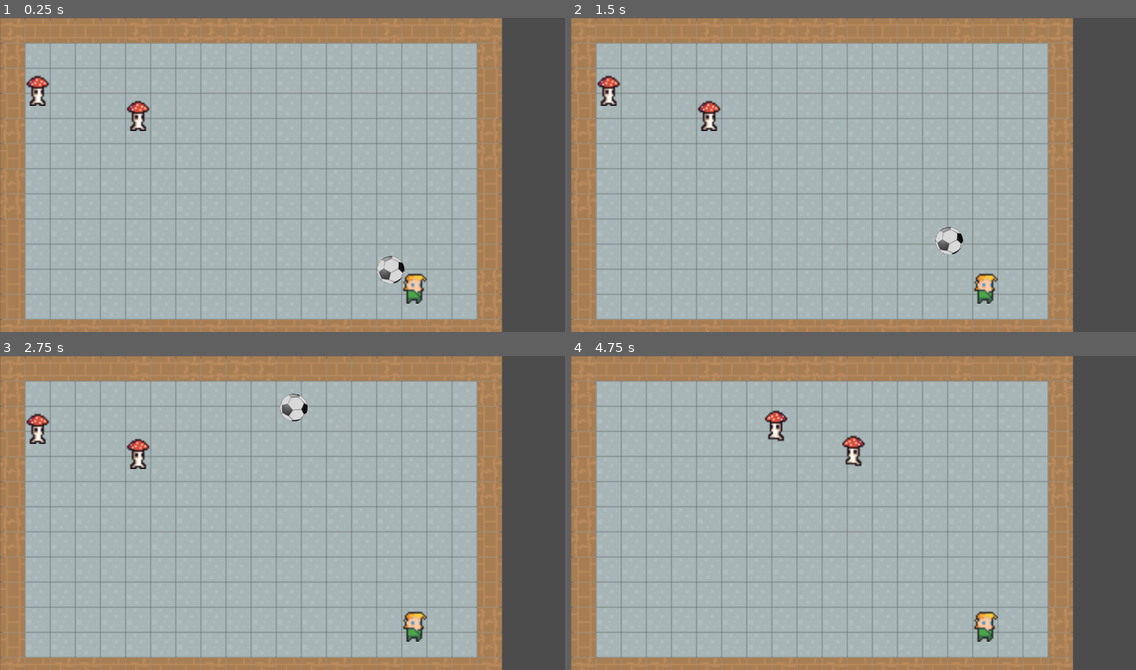
Above: before the commit, frames 1-4 (two rows, left to right).
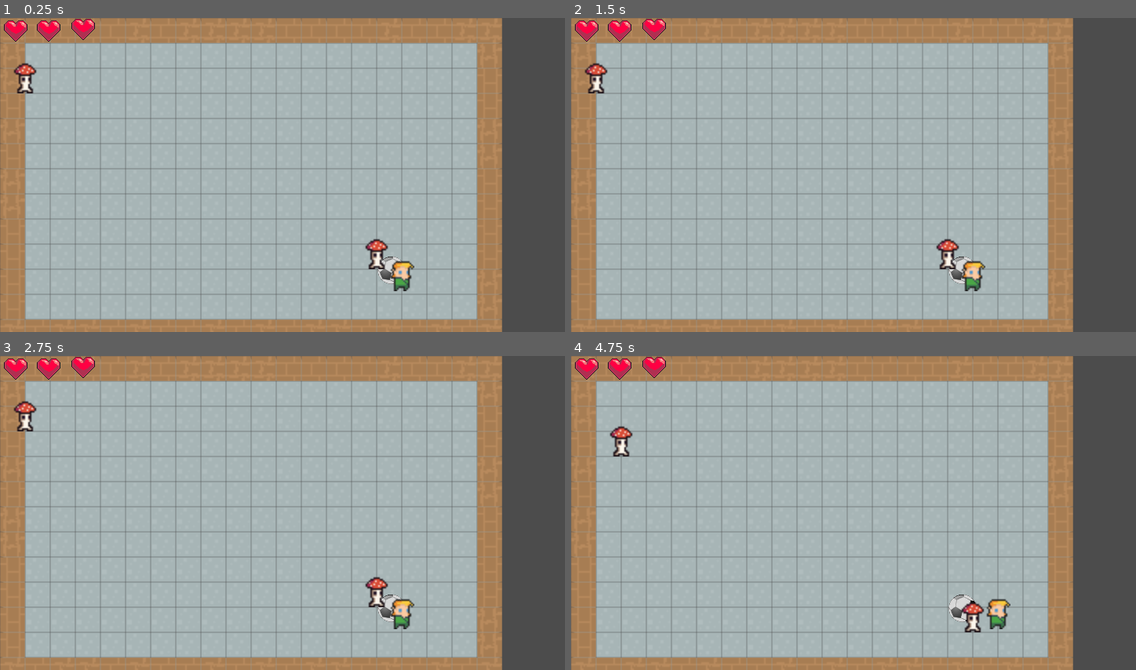
Above: after the commit, the same moments.

Repository: timruffles/7drl2021
Game: Godot game, scene res://scripts/KickProto.tscn
The game is run twice, just before and just after one commit, with the same random seed, the same clock (stepped at 60 frames per second) and the same inputs. This scene is started directly instead of the project's main scene.
Inputs (mouse positions are in pixels of both pictures, inside the frame that each line leads up to):
- Up to frame 1 (0.25 s): no input
- Up to frame 2 (1.5 s): tap Enter at 0.5 s; drag from (983, 288) to (910, 105) at 0.52 s; click (830, 284) at 1.25 s, where only the run before the commit has a clickable "Kick!"
- Up to frame 3 (2.75 s): drag from (169, 528) to (254, 575) at 2.02 s
- Up to frame 4 (4.75 s): move the mouse to (910, 443) at 2.77 s; hold Right (ui_right) 2.78-3.5 s; drag from (825, 575) to (684, 465) at 3.52 s; move the mouse to (1023, 560) at 4.27 s; hold Left (ui_left) from 4.28 s (still down)

The runs differ from the first frame. In frame 1, 2.2% of the frame differs, in the area x 0-76%, y 0-91%; in frame 2, 2.5%; in frame 3, 2.6%; in frame 4, 2.4%.

Commit message:
moving and damage

Diff:
--- /dev/null
+++ b/Enemy.gd
@@ -0,0 +1,15 @@
+extends KinematicBody2D
+
+
+# Declare member variables here. Examples:
+# var a = 2
+# var b = "text"
+var entity: Rules.Entity
+
+func set_entity(e):
+	entity = e
+
+# pretty dumb, just check what's happening to this sprite
+func on_move():
+	if entity.hp <= 0:
+		self.visible = false
--- a/npcs/Mushroom.tscn
+++ b/npcs/Mushroom.tscn
@@ -8,7 +8,7 @@
 [ext_resource path="res://assets/mushroom_med/NormalMushroom_Walk_2.png" type="Texture" id=6]
 [ext_resource path="res://assets/mushroom_med/NormalMushroom_Idle_2.png" type="Texture" id=7]
 [ext_resource path="res://assets/mushroom_med/NormalMushroom_Idle_4.png" type="Texture" id=8]
-[ext_resource path="res://scripts/Player.gd" type="Script" id=9]
+[ext_resource path="res://Enemy.gd" type="Script" id=9]
 
 [sub_resource type="SpriteFrames" id=1]
 animations = [ {
@@ -44,4 +44,3 @@
 [node name="CollisionShape2D" type="CollisionShape2D" parent="."]
 position = Vector2( 0, 4.287 )
 shape = SubResource( 2 )
-[connection signal="hit" from="." to="." method="_on_Player_hit"]
--- /dev/null
+++ b/scripts/Health.gd
@@ -0,0 +1,8 @@
+extends Control
+
+
+func set_health(n):
+	var nodes = [$one,$two,$three]
+	for i in range(len(nodes)):
+		var node = nodes[i]
+		node.visible = i < n
--- /dev/null
+++ b/scripts/Health.tscn
@@ -0,0 +1,57 @@
+[gd_scene load_steps=3 format=2]
+
+[ext_resource path="res://scripts/Health.gd" type="Script" id=1]
+[ext_resource path="res://assets/ui/heart.png" type="Texture" id=2]
+
+[node name="Heart" type="Control"]
+anchor_right = 1.0
+anchor_bottom = 1.0
+margin_right = -327.0
+margin_bottom = -167.0
+rect_pivot_offset = Vector2( 27.4, 23.95 )
+script = ExtResource( 1 )
+__meta__ = {
+"_edit_use_anchors_": false
+}
+
+[node name="one" type="TextureRect" parent="."]
+anchor_left = -0.00520833
+anchor_right = -0.00520833
+margin_left = -9.25
+margin_right = 22.75
+margin_bottom = 32.0
+rect_scale = Vector2( 0.5, 0.5 )
+rect_pivot_offset = Vector2( 22.4, 21.45 )
+texture = ExtResource( 2 )
+__meta__ = {
+"_edit_use_anchors_": false
+}
+
+[node name="two" type="TextureRect" parent="."]
+anchor_left = -0.00520833
+anchor_right = -0.00520833
+margin_left = 12.0
+margin_right = 44.0
+margin_bottom = 32.0
+rect_scale = Vector2( 0.5, 0.5 )
+rect_pivot_offset = Vector2( 22.4, 21.45 )
+texture = ExtResource( 2 )
+__meta__ = {
+"_edit_use_anchors_": false
+}
+
+[node name="three" type="TextureRect" parent="."]
+anchor_left = -0.0127841
+anchor_top = 0.00757576
+anchor_right = -0.0127841
+anchor_bottom = 0.00757576
+margin_left = 33.4219
+margin_top = -0.25
+margin_right = 65.4219
+margin_bottom = 31.75
+rect_scale = Vector2( 0.5, 0.5 )
+rect_pivot_offset = Vector2( 22.4, 21.45 )
+texture = ExtResource( 2 )
+__meta__ = {
+"_edit_use_anchors_": false
+}
--- a/scripts/KickGame.gd
+++ b/scripts/KickGame.gd
@@ -2,24 +2,21 @@
 
 const Mushroom = preload("res://npcs/Mushroom.tscn")
 
-const IDLE = "idle"
+const PLAYER = "player"
 const AIMING = "aiming"
 const CONFIRMING = "confirming"
-const RESOLVING = "resolving" # resolve player's moves
+const RESOLVING_MOVE = "resolving_move" # resolve deterministic move - attack, walk
+const RESOLVING_PHYSICS = "resolving_physics" # running physics
 const ENEMIES = "enemies" # enemies' turn
-
-# signals
-const ENEMY_MOVE_SIGNAL = "emove"
+const GAME_OVER = "game_over"
 
 var state_transitions = {}
-var state = IDLE
+var state = PLAYER
 var resolutionElapsed = 0
 var rules: Rules
 
-var enemyTurnState = EnemyTurnState.new()
-
 # the nodes for each enenmy
-var enemyNodes = {}
+var nodes_by_eid = {}
 
 const TILE_DIMENSIONS = 16
 
@@ -29,10 +26,10 @@
 
 	var entities = [
 		Rules.Entity.new("player", Vector2(16,10)),
-		Rules.Entity.new("enemy", Vector2(5,3)),
+		Rules.Entity.new("enemy", Vector2(15,9)),
 		Rules.Entity.new("enemy", Vector2(1,2)),
 	]
-	rules = Rules.new(Rules.Level.new(18, 11, entities))
+	rules = Rules.new(18, 11, entities)
 
 	state_transitions = {
 		AIMING: {
@@ -42,8 +39,12 @@
 			"enter": funcref(self, "on_enter_confirming"),
 			"exit": funcref(self, "on_exit_confirming"),
 		},
-		RESOLVING: {
-			"enter": funcref(self, "on_enter_resolving"),
+		RESOLVING_PHYSICS: {
+			"enter": funcref(self, "on_enter_physics"),
+			"exit": funcref(self, "on_exit_physics"),
+		},
+		RESOLVING_MOVE: {
+			# no behaviour required beyond preventing additional moves during animations
 		},
 		ENEMIES: {
 			"enter": funcref(self, "on_enter_enemies"),
@@ -52,8 +53,8 @@
 
 	_init_positions()
 
-	# after positioned, turn off physics
-	#Physics2DServer.set_active(false)
+	# only collide the ball in phyiscs state
+	toggle_collisions(false)
 
 func _init_positions():
 	var p = rules.entities_of_type("player")
@@ -62,19 +63,20 @@
 	# current only handles first player
 	$Player.position = level_to_render_vec(p[0].position)
 
+	nodes_by_eid[rules.get_player().id] = $Player
+
 	for e in rules.entities_of_type("enemy"):
 		var n = Mushroom.instance()
-		enemyNodes[e.id] = n
+		n.set_entity(e)
+		nodes_by_eid[e.id] = n
 		n.position = level_to_render_vec(e.position)
 		self.add_child(n)
 
 func level_to_render_vec(lvl: Vector2) -> Vector2:
-	# this needs to be updated when we change the rendering style
-	# offset by 0.5 to center in tile
-	return Vector2((lvl.x + 0.5) * TILE_DIMENSIONS, (lvl.y + 0.5) * TILE_DIMENSIONS)
-
-
-
+	return Vector2(lvl.x * TILE_DIMENSIONS, lvl.y * TILE_DIMENSIONS)
+
+func render_to_level_vec(v: Vector2) -> Vector2:
+	return Vector2(v.x / TILE_DIMENSIONS, v.y / TILE_DIMENSIONS)
 
 func _input(event):
 	if event is InputEventMouseButton \
@@ -83,18 +85,72 @@
 	and in_state(AIMING):
 		enter_state(CONFIRMING)
 
+	if in_state(PLAYER) and event is InputEventKey:
+		handle_player_keyboard(event)
+
+func handle_player_keyboard(event):
+	match event.scancode:
+		KEY_UP:
+			player_move(Vector2(0, -1))
+		KEY_RIGHT:
+			player_move(Vector2(1, 0))
+		KEY_DOWN:
+			player_move(Vector2(0, 1))
+		KEY_LEFT:
+			player_move(Vector2(-1, 0))
+
+func player_move(vector):
+	var move = rules.player_move(vector)
+	if not move:
+		# illegal move etc
+		return
+
+	enter_state(RESOLVING_MOVE)
+
+	match move.type:
+		Rules.WALK_MOVE:
+			_apply_player_walk(move)
+		Rules.ATTACK_MOVE:
+			# TODO animate
+			next_enemy_move()
+		_:
+			assert(false, "TODO handle player move type %s" % move.type)
+
+	_notify_on_move()
+
+func _notify_on_move():
+	for n in nodes_by_eid:
+		nodes_by_eid[n].on_move()
+
+func _apply_player_walk(move: Rules.Move):
+	var player = rules.get_player()
+
+	var tween = $PlayerMoveTween
+	tween.interpolate_property($Player, "position",
+		$Player.position, level_to_render_vec(player.position), 0.5, Tween.TRANS_LINEAR, Tween.EASE_IN_OUT)
+	tween.connect("tween_all_completed", self, "_player_tween_done")
+	tween.start()
+
+func _player_tween_done():
+	enter_state(ENEMIES)
+
 func _physics_process(delta):
 	if in_state(AIMING):
 		var mouse_pos = get_global_mouse_position()
 		$Aimer.vector = mouse_pos - $Player.position
-	elif in_state(RESOLVING):
+	elif in_state(RESOLVING_PHYSICS):
 		resolutionElapsed += delta
 		var ball = $Ball.get_node("RigidBody2D")
 		# we're done if we've given the ball enough time and it's stopped moving
 		# TODO research linear velocity
+
+		if resolutionElapsed > 1.5:
+			ball.linear_velocity += -ball.linear_velocity * delta * 1
+			ball.angular_velocity *= 1 - (0.1 * delta)
 		var lv = ball.linear_velocity.length()
-		if (resolutionElapsed > 0.5 and lv < 30) and\
-		   (resolutionElapsed > 2.5 and lv < 150 ): # taking too long!
+		if resolutionElapsed > 1.5 and lv < 30:
+			ball.linear_velocity = Vector2(0,0)
+			ball.angular_velocity = 0
 			enter_state(ENEMIES)
 
 func in_state(s):
@@ -104,6 +160,7 @@
 	var exiting = state
 	state = entering
 
+	print("transitioning %s -> %s" % [exiting, state])
 	run_state_handler(exiting, "exit")
 	run_state_handler(entering, "enter")
 
@@ -121,54 +178,65 @@
 
 func on_exit_confirming():
 	# simulate the result of the player's move
-	Physics2DServer.set_active(true)
 	$Aimer.visible = false
 	$Ball.get_node("RigidBody2D").apply_impulse(Vector2(0,0), $Aimer.vector)
 	$KickButton.visible = false
 
-func on_enter_resolving():
+func on_enter_physics():
+	toggle_collisions(true)
 	resolutionElapsed = 0
 
+func on_exit_physics():
+	toggle_collisions(false)
+
+func toggle_collisions(on):
+	$Ball.get_node("./RigidBody2D/CollisionShape2D").disabled = !on
+
 func on_enter_enemies():
-	enemyTurnState = EnemyTurnState.new()
-	Physics2DServer.set_active(false)
-
+	rules.turn()
 	next_enemy_move()
 
 func next_enemy_move():
-
-	# TODO this is placeholder to demo movement
-	# I think moving over the turn logic to the rules part makes sense to allow for
-	# easier unit testing
-
-
-
-	#var enemyMovePair = enemyTurnState.next()
-
-	var enemyMovePair = [1,Vector2(1,1)]
+	var move = rules.step()
 	# enemy turn done
-	if not enemyMovePair:
-		enter_state(IDLE)
+	if not move:
+		enter_state(PLAYER)
 		return
 
-	var enemyId = enemyMovePair[0]
-	var move = enemyMovePair[1]
-
-	var enemy = rules.entities[enemyId]
-	var node = enemyNodes[enemyId]
-
-	rules.apply_move(enemyId, move)
+	match move.type:
+		Rules.WALK_MOVE:
+			_apply_walk(move)
+		Rules.ATTACK_MOVE:
+			_apply_attack(move)
+
+func _apply_attack(move):
+	var p = rules.get_player()
+	$Heart.set_health(max(p.hp, 0))
+	if p.hp == 0:
+		_player_died()
+	else:
+		next_enemy_move()
+
+func _player_died():
+	enter_state(GAME_OVER)
+	$PlayerDied.visible = true
+
+func _apply_walk(move):
+	var enemy = rules.entities[move.eid]
+	var node = nodes_by_eid[move.eid]
 
 	var tween = $EnemyTween
 	tween.interpolate_property(node, "position",
 		node.position, level_to_render_vec(enemy.position), 0.5, Tween.TRANS_LINEAR, Tween.EASE_IN_OUT)
+	tween.connect("tween_all_completed", self, "next_enemy_move")
 	tween.start()
 
+
 func _on_KickButton_button_up():
-	enter_state(RESOLVING)
+	enter_state(RESOLVING_PHYSICS)
 
 func _on_Player_selected():
-	if in_state(IDLE):
+	if in_state(PLAYER):
 		enter_state(AIMING)
 
 # TODO move to Rules
@@ -180,9 +248,3 @@
 
 	func _init():
 		pass
-
-func _on_EnemyTween_tween_all_completed():
-	# TODO continue enemy turns, shouldn't jump straight to another player turn
-	$Ball.position = $Player.position + Vector2(-4, 4)
-	enter_state(IDLE)
-	pass # Replace with function body.
--- a/scripts/KickPlayer.gd
+++ b/scripts/KickPlayer.gd
@@ -11,3 +11,7 @@
 	and event.button_index == BUTTON_LEFT \
 	and event.is_pressed():
 		emit_signal("selected")
+
+func on_move():
+	# nothing required - game over logic handled elsewhere
+	pass
--- a/scripts/KickProto.tscn
+++ b/scripts/KickProto.tscn
@@ -13,6 +13,7 @@
 [ext_resource path="res://assets/hero/elf_m_idle_anim_f0.png" type="Texture" id=11]
 [ext_resource path="res://scripts/KickPlayer.gd" type="Script" id=12]
 [ext_resource path="res://scripts/Aimer.gd" type="Script" id=13]
+[ext_resource path="res://scripts/Health.tscn" type="PackedScene" id=14]
 [ext_resource path="res://scripts/KickGame.gd" type="Script" id=22]
 
 [sub_resource type="SpriteFrames" id=1]
@@ -88,7 +89,32 @@
 shape = SubResource( 2 )
 
 [node name="EnemyTween" type="Tween" parent="."]
+
+[node name="PlayerMoveTween" type="Tween" parent="."]
+
+[node name="Heart" parent="." instance=ExtResource( 14 )]
+margin_left = -0.100006
+margin_top = -10.7
+margin_right = -0.100006
+margin_bottom = -10.7
+
+[node name="PlayerDied" type="Panel" parent="."]
+visible = false
+light_mask = -2147483647
+margin_left = 13.5
+margin_top = 10.75
+margin_right = 308.5
+margin_bottom = 197.75
+__meta__ = {
+"_edit_use_anchors_": false
+}
+
+[node name="RichTextLabel" type="RichTextLabel" parent="PlayerDied"]
+margin_left = 34.0
+margin_top = 32.25
+margin_right = 268.0
+margin_bottom = 72.25
+text = "Death has blown the final whistle!"
 [connection signal="button_up" from="KickButton" to="." method="_on_KickButton_button_up"]
 [connection signal="input_event" from="Player" to="Player" method="_on_Player_input_event"]
 [connection signal="selected" from="Player" to="." method="_on_Player_selected"]
-[connection signal="tween_all_completed" from="EnemyTween" to="." method="_on_EnemyTween_tween_all_completed"]
--- a/scripts/Rules.gd
+++ b/scripts/Rules.gd
@@ -1,4 +1,7 @@
 extends Node
+
+# assumptions - as all locations are integers, we can use v2s (useful for astar)
+# without float issues
 
 class_name Rules
 
@@ -6,76 +9,96 @@
 const ENEMY = "enemy"
 const PLAYER = "player"
 
-var level: Level
+# move types
+const WALK_MOVE = "walk"
+const ATTACK_MOVE = "attack"
+
 var astar: AStar2D
 var entities = {}
-
-var _entityIdCounter = 0
-
-var example_level = Level.new(12, 10, [
-	{type = ENEMY, x = 2, y = 3 },
-	{type = PLAYER, x = 8, y = 9 },
-])
-
-func _init(lvl):
-	# just give an example
-	level = lvl
-	if lvl == null:
-		level = example_level
+var width
+var height
+
+var _enemy_move_list = []
+
+func _init(w, h, ent):
+	width = w
+	height = h
 
 	# TODO think more about where to init these
 	entities = {}
-	for i in range(len(level.entities)):
-		var e = level.entities[i]
-		entities[i] = e
-		e.id = i
-
+	var eid = 0
+	for e in ent:
+		eid += 1
+		var id = eid
+		# accept preset IDs (currently just for tests)
+		if not e.id == null:
+			id = e.id
+		entities[id] = e
+		e.id = id
+
+# turn prepares the rules to step through the enemies moves
+func turn():
+	# we prepare the list to give us a way to track our progress through the move
+	_enemy_move_list = entities_of_type(ENEMY)
+
+# step updates the game state, and returns a move that describes the change
+func step():
+	if len(_enemy_move_list) == 0:
+		return # end of turn
 	_generate_astar()
 
-
-func _update_astar():
-	# avoid routing through entities
-	for id in entities:
-		var e = entities[id]
-		astar.set_point_weight_scale(to_astar_id(e.position), INF)
-
-
-func _generate_astar():
-	astar = AStar2D.new()
-	astar.reserve_space(level.width * level.height)
-
-	# generate all points and connections to neighbours
-	for x in range(level.width):
-		for y in range(level.height):
-			var v = Vector2(x,y)
-			astar.add_point(to_astar_id(v), v)
-	for x in range(level.width):
-		for y in range(level.height):
-			var id = xy_to_astar_id(x,y)
-			for dx in range(-1, 2):
-				if x + dx < 0 or x + dx >= level.width:
-					continue
-				for dy in range(-1, 2):
-					if y + dy < 0 or y + dy >= level.height:
-						continue
-					if dx == 0 and dy == 0:
-						continue
-					astar.connect_points(id, xy_to_astar_id(x + dx, y + dy))
-
-func apply_move(eid, delta: Vector2):
-	# TODO reset astar weight at position (just regenerate as probably fast enough?)
-	var e = entities[eid]
-	e.position = e.position + delta
-
-func to_astar_id(v: Vector2):
-	return xy_to_astar_id(v.x, v.y)
-
-func xy_to_astar_id(x, y):
-	return 1 + x + y * level.width
-
-
-# decides what foes will do
-func plan_enemy_moves(e):
+	# continue through the enemies in order, skipping dead ones
+	for _i in range(len(_enemy_move_list)):
+		var e = _enemy_move_list.pop_front()
+		# enemy is dead
+		if not entities[e.id]:
+			continue
+		var move = _enemy_move(e)
+		if move:
+			return move
+		# TODO currently no good reason to not have a move
+
+func get_player():
+	# single player currently
+	return entities_of_type(PLAYER)[0]
+
+func player_move(vec):
+	var player = get_player()
+	var np = player.position + vec
+	if not is_in_bounds(np):
+		return
+	var e = entity_at(np)
+	if e && e.type == ENEMY:
+		var mv = Move.new(player.id, e.position, ATTACK_MOVE)
+		_apply_player_attack(mv)
+		return mv
+
+	player.position += vec
+	return Move.new(player.id, player.position, WALK_MOVE)
+
+func _apply_player_attack(mv):
+	var enemy = entity_at(mv.position)
+	enemy.hp = 0
+	entities.erase(enemy.id)
+
+
+func entity_at(vec):
+	for eid in entities:
+		var e = entities[eid]
+		if e.position == vec:
+			return e
+
+func is_in_bounds(vec):
+	return vec.x >= 0 && vec.y >= 0 && \
+ 		   vec.x < width && vec.y < height
+
+# turns the ball-hit back into a series of quantised events
+func ball_hit(eid):
+	pass
+
+# runs an enemy move, and returns a move that describes the change to visualise
+# for the player
+func _enemy_move(e):
 	var players = entities_of_type(PLAYER)
 	if len(players) == 0:
 		return []
@@ -83,15 +106,30 @@
 	var distances = []
 	for p in players:
 		var pp: Vector2 = p.position
+		# sort by straight-line distance heuristic
 		distances.append([p, pp.distance_squared_to(e.position)])
-	distances.sort_custom(self, "sort_by_second_pair_el")
+
+	distances.sort_custom(self, "_sort_by_second_pair_el")
 
 	var p: Entity = distances[0][0]
-	return astar.get_point_path(to_astar_id(e.position), to_astar_id(p.position))
-
-
-func sort_by_second_pair_el(pair_a, pair_b):
-	return pair_a[1] < pair_b[1]
+
+	var path = astar.get_point_path(_to_astar_id(e.position), _to_astar_id(p.position))
+
+	# first point on path is current location
+	if len(path) < 2:
+		# TODO shouldn't be possible
+		return
+
+	# if we're one square away
+	if path[1] == p.position:
+		var am = Move.new(e.id, p.position, ATTACK_MOVE)
+		_apply_attack(am)
+		return am
+
+
+	var wm =  Move.new(e.id, path[1], WALK_MOVE)
+	_apply_walk(wm)
+	return wm
 
 func entities_of_type(t):
 	var op = []
@@ -101,22 +139,120 @@
 			op.append(e)
 	return op
 
+func _is_neighbouring(v1, v2):
+	# adjacent square, non-diagonal
+	if v1.x - v2.x == 0:
+		return abs(v1.y - v2.y) <= 1
+	if v1.y - v2.y == 0:
+		return abs(v1.x - v2.x) <= 1
+	return false
+
+func _apply_walk(w: Move):
+	var e = entities[w.eid]
+	e.position = w.position
+
+func _apply_attack(m: Move):
+	var e = entities[m.eid]
+	# currently assumes single player, so always hits player
+	var player = get_player()
+	player.hp -= 1
+
+
+
+func _generate_astar():
+	astar = AStar2D.new()
+	astar.reserve_space(width * height)
+
+	# generate all points and connections to neighbours
+	for x in range(width):
+		for y in range(height):
+			var v = Vector2(x,y)
+			astar.add_point(_to_astar_id(v), v)
+	# avoid routing through entities
+	for id in entities:
+		var e = entities[id]
+		astar.set_point_weight_scale(_to_astar_id(e.position), INF)
+	for x in range(width):
+		for y in range(height):
+			var id = _xy_to_astar_id(x,y)
+			for dx in range(-1, 2):
+				if x + dx < 0 or x + dx >= width:
+					continue
+				for dy in range(-1, 2):
+					if y + dy < 0 or y + dy >= height:
+						continue
+					if dx == 0 and dy == 0:
+						continue
+					astar.connect_points(id, _xy_to_astar_id(x + dx, y + dy))
+
+
+
+func _sort_by_second_pair_el(pair_a, pair_b):
+	return pair_a[1] < pair_b[1]
+
+
+func _to_astar_id(v: Vector2):
+	return _xy_to_astar_id(v.x, v.y)
+
+func _xy_to_astar_id(x, y):
+	return 1 + x + y * width
+
+# outputs an ascii art representation of the rule state
+func debug_draw():
+	var op = ""
+	var entities_by_pos = {}
+	var warns = []
+	for eid in entities:
+		var e = entities[eid]
+		var xy = "%d,%d" % [e.position.x, e.position.y]
+		if xy in entities_by_pos:
+			var o = entities_by_pos[e.id].id
+			warns.append("two entities at same position! %s:%s, %s:%s" % [o.type, o.id, e.type, e.id])
+		entities_by_pos[xy] = e
+
+	for y in range(height):
+		for x in range(width):
+			var xy = "%d,%d" % [x,y]
+			var e = entities_by_pos.get(xy,null)
+			if not e:
+				op += " "
+				continue
+
+			var symbol = "?"
+			match e.type:
+				PLAYER:
+					symbol = "p"
+				ENEMY:
+					symbol = "e"
+			op += symbol
+		op += "\n"
+	if len(warns) == 0:
+		return op
+
+	return "Warnings: %s\n\n%s" % [warns, op]
+
+
 class Entity:
 	var position: Vector2
 	var type: String
-	var id: int
-
-	func _init(typ, pos):
+	var id
+	var hp = 3
+
+	func _init(typ, pos, i = null):
 		position = pos
 		type = typ
-
-
-class Level:
-	var width = 0
-	var height = 0
-	var entities = []
-
-	func _init(w,h,e):
-		width = w
-		height = h
-		entities = e
+		id = i
+
+class Move:
+	# actor eid
+	var eid: int
+	var position: Vector2
+	var type: String
+
+	func _init(attacker_id, pos, typ):
+		eid = attacker_id
+		position = pos
+		type = typ
+
+	func as_dict():
+		return {type = type, eid = eid, position = position}
--- a/scripts/Rules_test.gd
+++ b/scripts/Rules_test.gd
@@ -1,12 +1,86 @@
 extends "res://addons/gut/test.gd"
 
 
-func test_finds_closest_player():
+func test_enemies_seek_closest_player():
 	# second player is way closer (x distances are visually much smaller than y)
-	var level = to_level(12, """
+	var rules = to_rules(12, """
 	   e    p
 
+
 	   p
+	""", {
+		e = {
+			id = 1,
+			type = "enemy"
+		},
+		p = {
+			type = "player"
+		}
+	})
+
+
+	rules.turn()
+	var moves =  moves_for_entity_for_n_turns(rules, 2, 1)
+	assert_eq_deep(to_move_data(moves), [walk([3,1], 1), walk([3,2], 1)])
+
+func test_enemies_attack_when_close():
+	# second player is way closer (x distances are visually much smaller than y)
+	var rules = to_rules(12, """
+	e p
+	""", {
+		e = {
+			id = 1,
+			type = "enemy"
+		},
+		p = {
+			type = "player"
+		}
+	})
+
+
+	rules.turn()
+	var moves = moves_for_entity_for_n_turns(rules, 3, 1)
+
+	assert_eq_deep(to_move_data(moves), [walk([1,0], 1), attack([1,0], 1), attack([1,0], 1)])
+
+func walk(position, eid):
+	return Rules.Move.new(eid, Vector2(position[0], position[1]), Rules.WALK_MOVE).as_dict()
+
+func attack(position, eid):
+	return Rules.Move.new(eid, Vector2(position[0], position[1]), Rules.ATTACK_MOVE).as_dict()
+
+func to_move_data(moves):
+	var mvs = []
+	for m in moves:
+		mvs.append(m.as_dict())
+	return mvs
+
+func moves_for_n_turns(rules, n):
+	var moves_by_turns = []
+	for i in range(n):
+		var moves = []
+		rules.turn()
+		while true:
+			var move = rules.step()
+			if not move:
+				break
+			moves.append(move)
+		moves_by_turns.append(moves)
+	return moves_by_turns
+
+func moves_for_entity_for_n_turns(rules, n, eid):
+	var by_ent = []
+	for moves in moves_for_n_turns(rules, n):
+		for m in moves:
+			if m.eid == eid:
+				by_ent.append(m)
+	return by_ent
+
+
+func test_attacks_when_close_enough():
+	# second player is way closer (x distances are visually much smaller than y)
+	var level = to_rules(12, """
+	   ep
 	""", {
 		e = {
 			type = "enemy"
@@ -16,14 +90,15 @@
 		}
 	})
 
-	var rules = Rules.new(level)
+	#var rules = Rules.new(level)
 
-	var e = rules.entities_of_type("enemy")[0]
-	assert_eq_deep(rules.plan_enemy_moves(e), PoolVector2Array([Vector2(3,0), Vector2(3,1), Vector2(3,2)]))
 
-func to_level(width, as_string, entities):
+	#var e = rules.entities_of_type("enemy")[0]
+	#assert_eq_deep(rules.plan_enemy_moves(e), PoolVector2Array([Vector2(3,0), Vector2(3,1), Vector2(3,2)]))
+
+func to_rules(width, as_string, entities):
 	var lines = remove_text_indent(as_string)
-	var output = []
+	var convertedEntities = []
 	for y in range(len(lines)):
 		var l = lines[y]
 		assert_lt(len(l), width + 1, "line too big for level (max width %d): '%s'" % [width, l])
@@ -33,8 +108,8 @@
 				continue
 			var e = entities.get(c, false)
 			assert_not_typeof(e, TYPE_BOOL, "unknown entity ID %s, available %s" % [c, entities.keys()])
-			output.append(Rules.Entity.new(e["type"], Vector2(x,y)))
-	return Rules.Level.new(width, len(lines), output)
+			convertedEntities.append(Rules.Entity.new(e["type"], Vector2(x,y), e.get("id", null)))
+	return Rules.new(width, len(lines), convertedEntities)
 
 
 # levels should always start with "\n" and end with "\t\n"
Binary file added: assets/ui/heart.png
Not shown, added: assets/ui/heart.png.import
Not shown: 1 places in scripts/KickProto.tscn that only renumber resources
